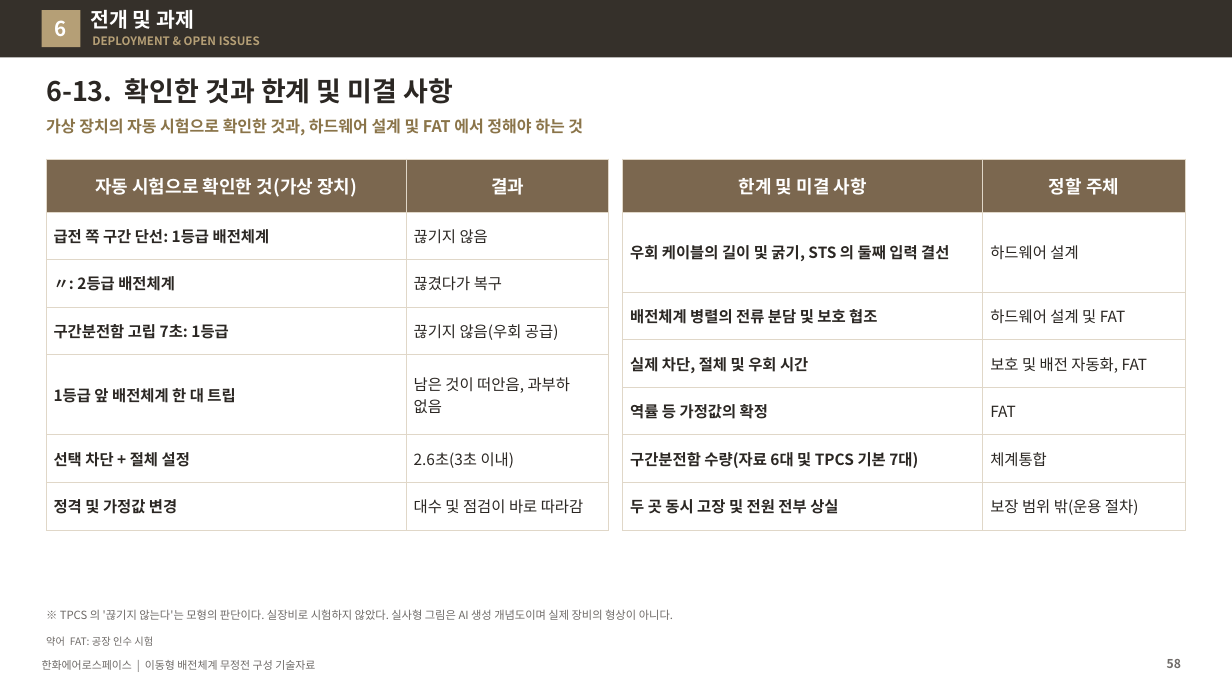
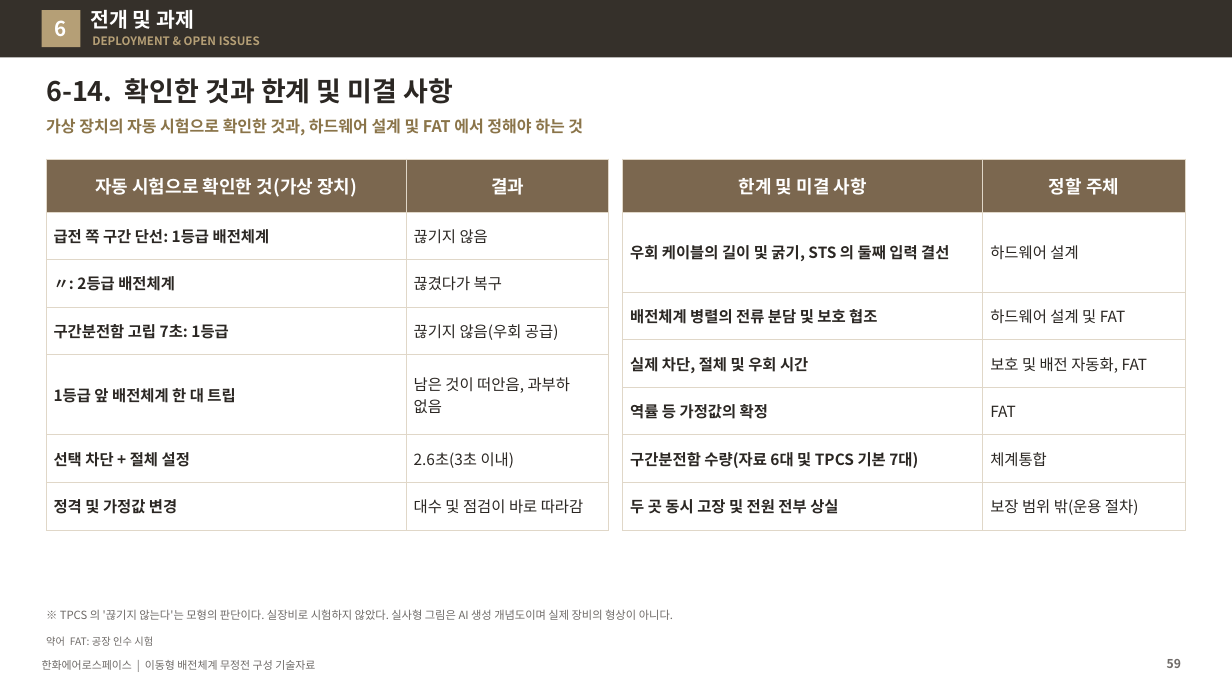
Before and after one commit to byunjd112-hue/headroom, a slide deck: slide 59 of mobile_ems/docs/out/IFPS_이동형배전체계_무정전구성_기술자료_Rev72.pptx (slide 58 before the commit). Drawn at 1232x693 pixels with LibreOffice and Linux fonts; fonts in the diff are those of the drawing. Boxes give left, top, right and bottom in pixels: in the first picture for what was removed or moved away, otherwise in the second. Text is boxed around its words. In the diff, an @@ line names an element or a change of style, - is before the commit and + after.

```diff
--- a/mobile_ems/docs/out/IFPS_이동형배전체계_무정전구성_기술자료_Rev72.pptx
+++ b/mobile_ems/docs/out/IFPS_이동형배전체계_무정전구성_기술자료_Rev72.pptx
@@ title at box(46, 78, 453, 104): text changed @@
-6-13. 확인한 것과 한계 및 미결 사항
+6-14. 확인한 것과 한계 및 미결 사항
```
Also in this commit, not shown: 5 other slides changed, 1 slide added, 2 other files.
